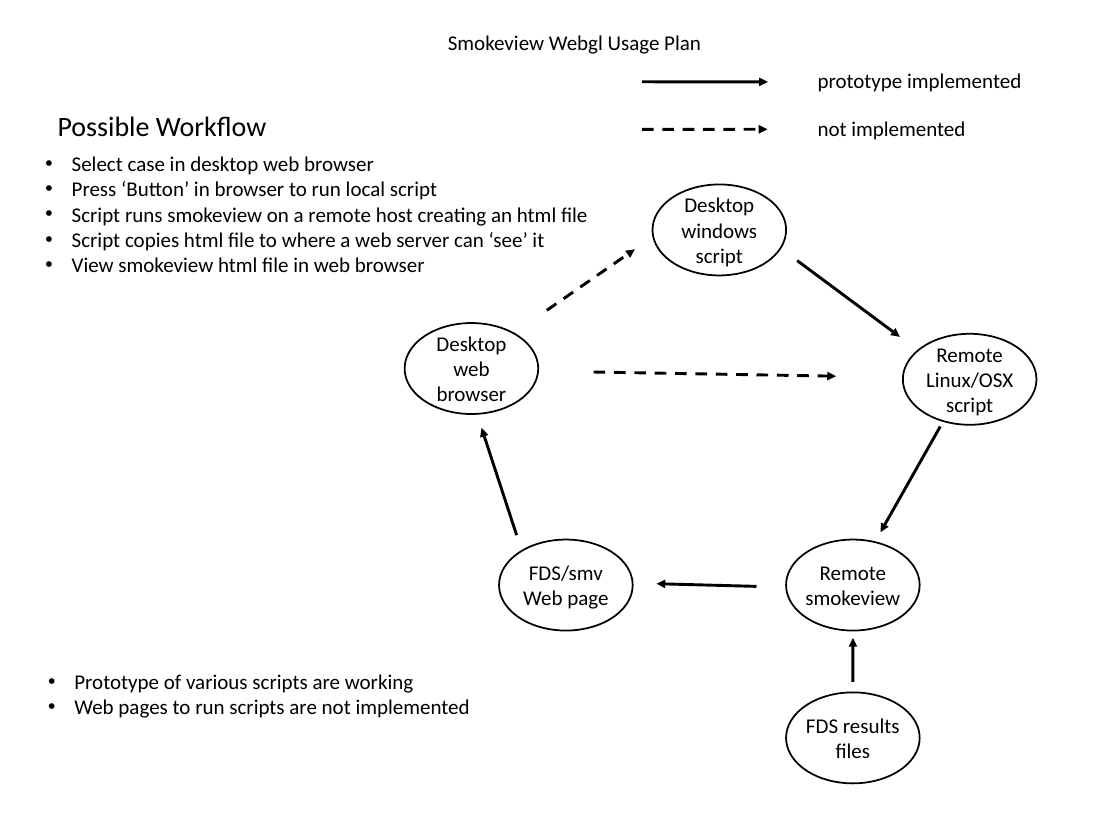
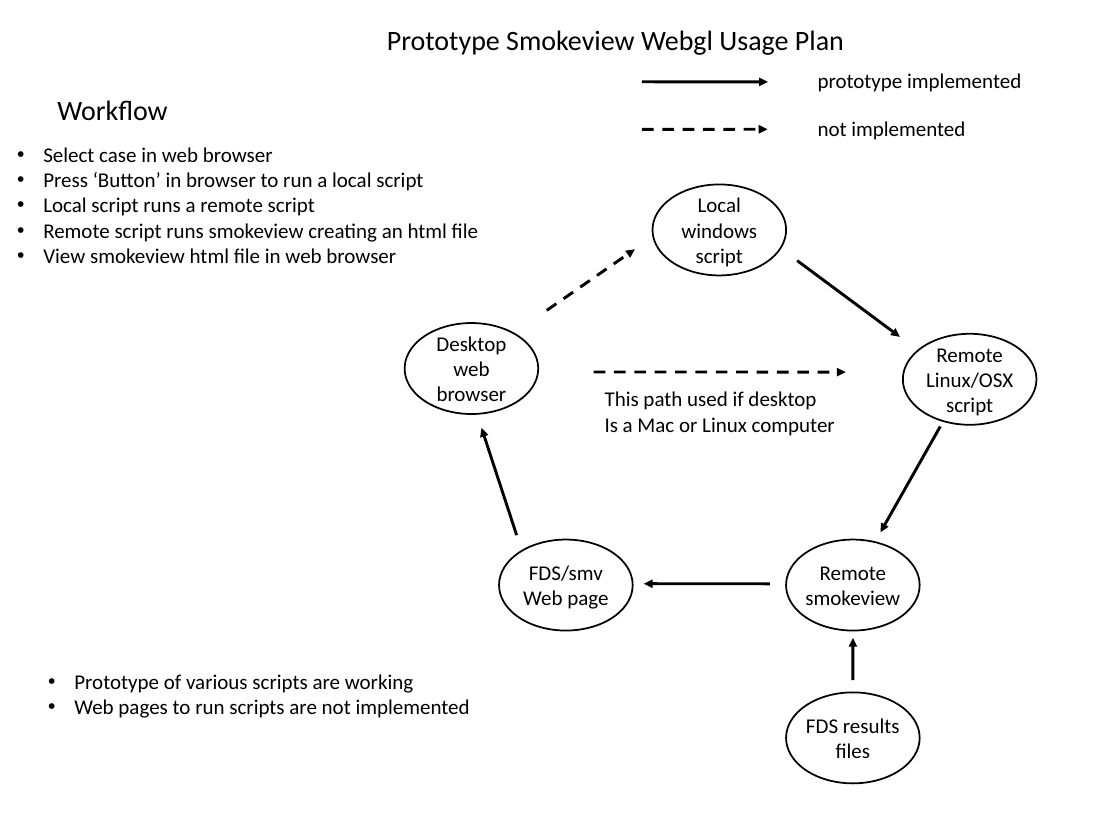
Before and after one commit to marcosvanella/fig, a slide deck: slide 1 of smv/figures/smvwebgl_plan.ppt. Drawn at 1120x840 pixels with LibreOffice and Linux fonts; fonts in the diff are those of the drawing. Boxes give left, top, right and bottom in pixels: in the first picture for what was removed or moved away, otherwise in the second. Text is boxed around its words. In the diff, an @@ line names an element or a change of style, - is before the commit and + after.

Commit message:
smv webgl: update smokeview webgl usage plan

```diff
--- a/smv/figures/smvwebgl_plan.ppt
+++ b/smv/figures/smvwebgl_plan.ppt
@@ text at (x1=387, y1=30, x2=844, y2=55): text changed; size 18 to 24 pt @@
-Smokeview Webgl Usage Plan
+Prototype Smokeview Webgl Usage Plan
@@ text at (x1=57, y1=100, x2=167, y2=121): text changed @@
-Possible Workflow
+Workflow
@@ text "Select case in web browser" moved from (x1=72, y1=156, x2=587, y2=272) to (x1=43, y1=147, x2=478, y2=263) @@
@@ text at (x1=43, y1=147, x2=478, y2=242): text changed @@
-• Select case in desktop web browser
-• Press ‘Button’ in browser to run local script
-• Script runs smokeview on a remote host creating an html file
-• Script copies html file to where a web server can ‘see’ it
+• Select case in web browser
+• Press ‘Button’ in browser to run a local script
+• Local script runs a remote script
+• Remote script runs smokeview creating an html file
@@ text at (x1=681, y1=197, x2=757, y2=238): text changed @@
-Desktop windows
+Local windows
@@ arrow moved from (594, 372) - (835, 376) to (594, 372) - (845, 372) @@
@@ text added at (x1=605, y1=391, x2=835, y2=436), 18 pt, text #000000 @@
+This path used if desktop
+Is a Mac or Linux computer
@@ arrow moved from (756, 586) - (657, 584) to (770, 584) - (644, 584) @@
```
